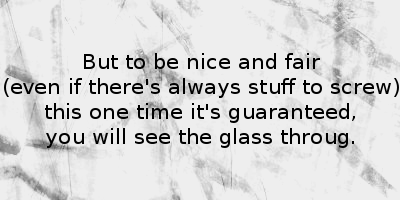
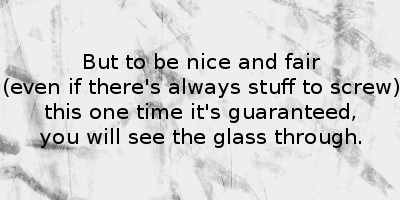
Before/after of a 401×201 layered artwork. What changed in the layer stack:
painted on "But to be nice and fair ..." over [40, 128, 361, 148]
